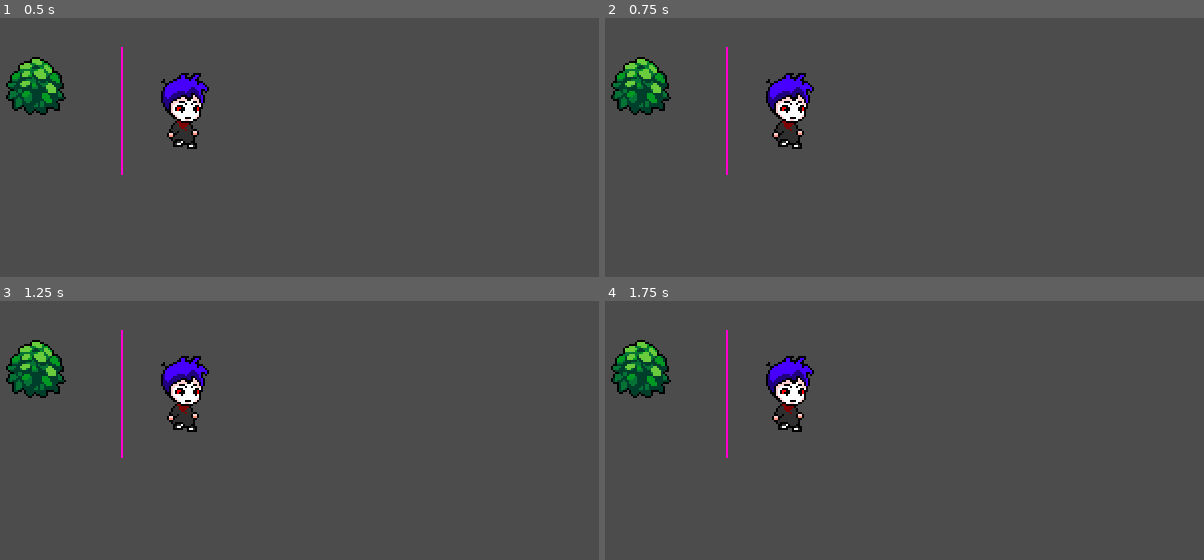
Above: before the commit, frames 1-4 (two rows, left to right).
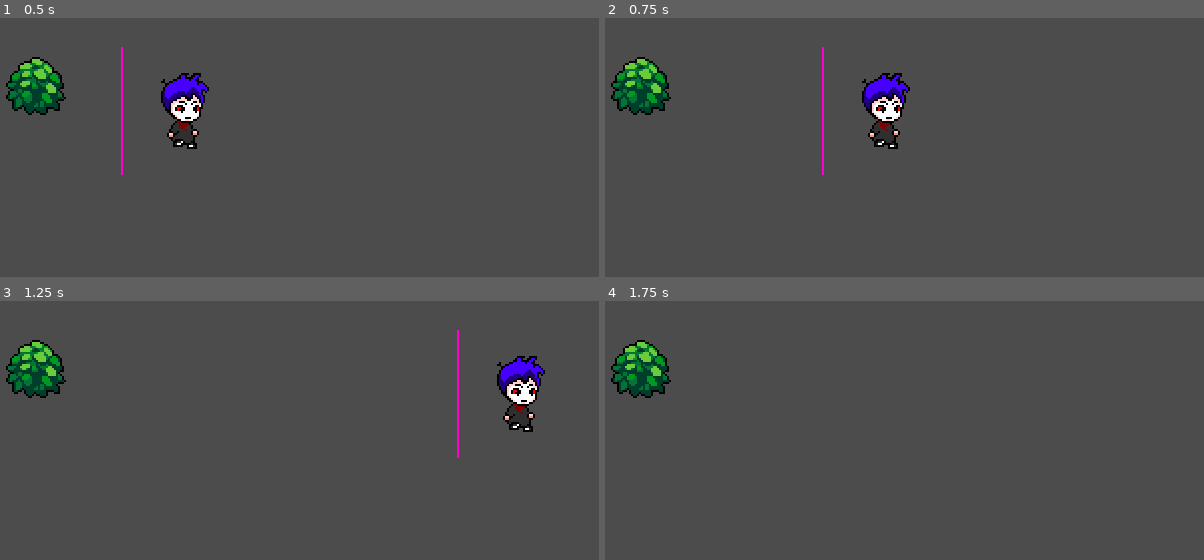
Above: after the commit, the same moments.

Repository: marcfreir/SvartSlott_RPG
Game: Godot game, scene res://World.tscn
Same seed, same stepped clock (60 frames per second), same inputs: the game is played once before the commit and once after it.
Inputs:
- Up to frame 1 (0.5 s): no input
- Up to frame 2 (0.75 s): tap Enter at 0.5 s; hold Right (ui_right) from 0.53 s (still down)
- Up to frame 3 (1.25 s): keep holding Right (ui_right)
- Up to frame 4 (1.75 s): release Right (ui_right) at 1.28 s; hold Down (ui_down) from 1.28 s (still down)

Frame 1 is identical in both runs. In frame 2, 3.4% of the frame differs, in the area x 20-51%, y 11-61%; in frame 3, 3.4%; in frame 4, 1.7%.

Commit message:
Add key event handling. Update & Refactor

Diff:
--- a/Player/Player.gd
+++ b/Player/Player.gd
@@ -1,5 +1,6 @@
 extends KinematicBody2D
 
+var velocity = Vector2.ZERO
 
 # Called when the node enters the scene tree for the first time.
 # func _ready():
@@ -7,4 +8,16 @@
 	# pass # Replace with function body.
 
 func _physics_process(delta):
-	print("Hello World!")
+	if Input.is_action_pressed("ui_right"):
+		velocity.x = 4
+	elif Input.is_action_pressed("ui_left"):
+		velocity.x = -4
+	elif Input.is_action_pressed("ui_up"):
+		velocity.y = -4
+	elif Input.is_action_pressed("ui_down"):
+		velocity.y = 4
+	else:
+		velocity.x = 0
+		velocity.y = 0
+
+	move_and_collide(velocity)
